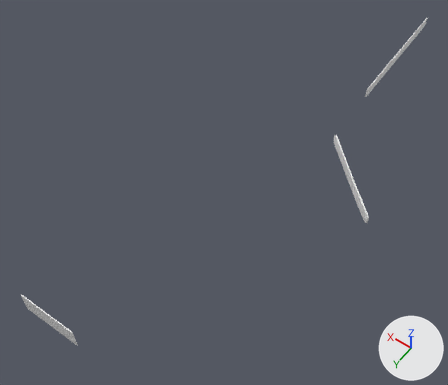
Two versions of the FBX model Assets/Meshes/Environment/ModularKits/Puzzle_001/Puzzle_001_Details_GlassPanel.fbx, one commit apart.
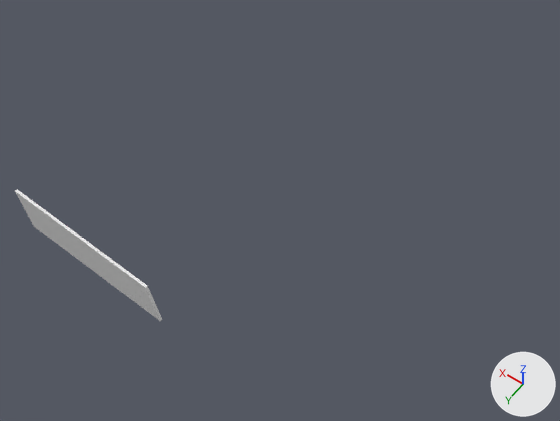
There are two pictures of each version: one whole from a 50 mm lens placed at (-71.8, 56.3, 65.7), pointed at (-43.6, 16.7, 3.5), one close up on the part from 3% to 52% of the width and 57% to 100% of the height. Every picture has the same lights, and +X, +Y and +Z are marked at lower right. Where no turn or scale is listed for an object, it has been applied to the vertices.

Script lines for the objects in view, before the commit:
```python
me_puzzle_001_glasspanel = bpy.data.meshes.new('Puzzle_001_GlassPanel')
me_puzzle_001_glasspanel.from_pydata(...)  # 124 vertices, 90 faces; spans x -9.5..18.1, y -9.2..54.2, z -9.0..0.7
me_puzzle_001_glasspanel.materials.append(mat_glass)  # its picture is missing
ob_puzzle_001_glasspanel = bpy.data.objects.new('Puzzle_001_GlassPanel', me_puzzle_001_glasspanel)
ob_puzzle_001_glasspanel.location = (-52.16, -12.0, 10.32)
```
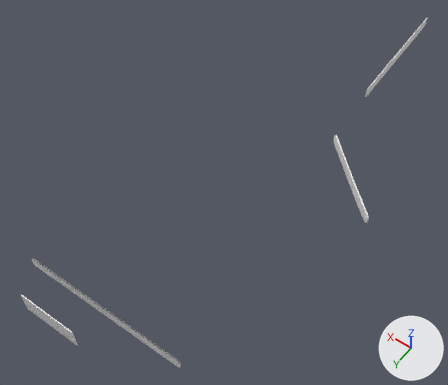
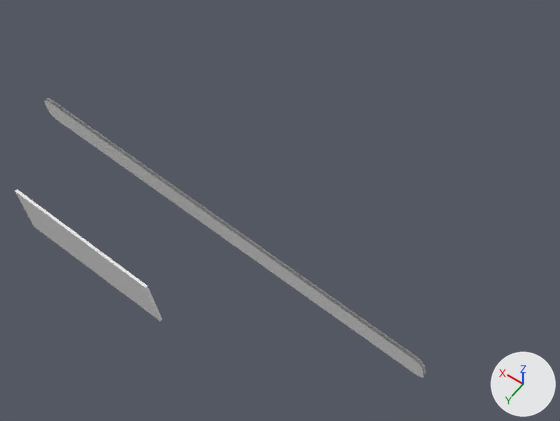
Commit message: Updated Puzzle_001 Meshes

Where the change shows, as pixel boxes [x1, y1, x2, y2] in the close-ups (560 x 421 px):
```json
{"object": "Puzzle_001_GlassPanel", "change": "reshaped", "before": [15, 189, 162, 321], "after": [15, 98, 426, 377]}
{"part": 1, "of": "me_puzzle_001_glasspanel", "change": "added", "after": [44, 100, 423, 377]}
{"part": 2, "of": "me_puzzle_001_glasspanel", "change": "added", "after": [47, 98, 426, 374]}
```

Scene script edits in JSON lines:
```json
{"block": "me_puzzle_001_glasspanel", "where": "# used by ob_puzzle_001_glasspanel; location = (-52.16, -12.0, 10.32)"}
{"op": "remove", "block": "me_puzzle_001_glasspanel", "code": "me_puzzle_001_glasspanel.from_pydata(...)  # 124 vertices, 90 faces; spans x -9.5..18.1, y -9.2..54.2, z -9.0..0.7"}
{"op": "add", "block": "me_puzzle_001_glasspanel", "code": "me_puzzle_001_glasspanel.from_pydata(...)  # 192 vertices, 102 faces; spans x -9.5..21.2, y -9.2..54.2, z -9.0..0.7"}
{"block": "me_puzzle_001_glasspanel", "change": "me_puzzle_001_glasspanel part 1: a new loose piece of 34 vertices spanning x -0.9..21.2, y 49.9, z -8.1..-6.5, in mat_glass (its picture is missing)"}
{"block": "me_puzzle_001_glasspanel", "change": "me_puzzle_001_glasspanel part 2: a new loose piece of 34 vertices spanning x -0.9..21.2, y 49.7, z -8.1..-6.5, in mat_glass (its picture is missing)"}
```
